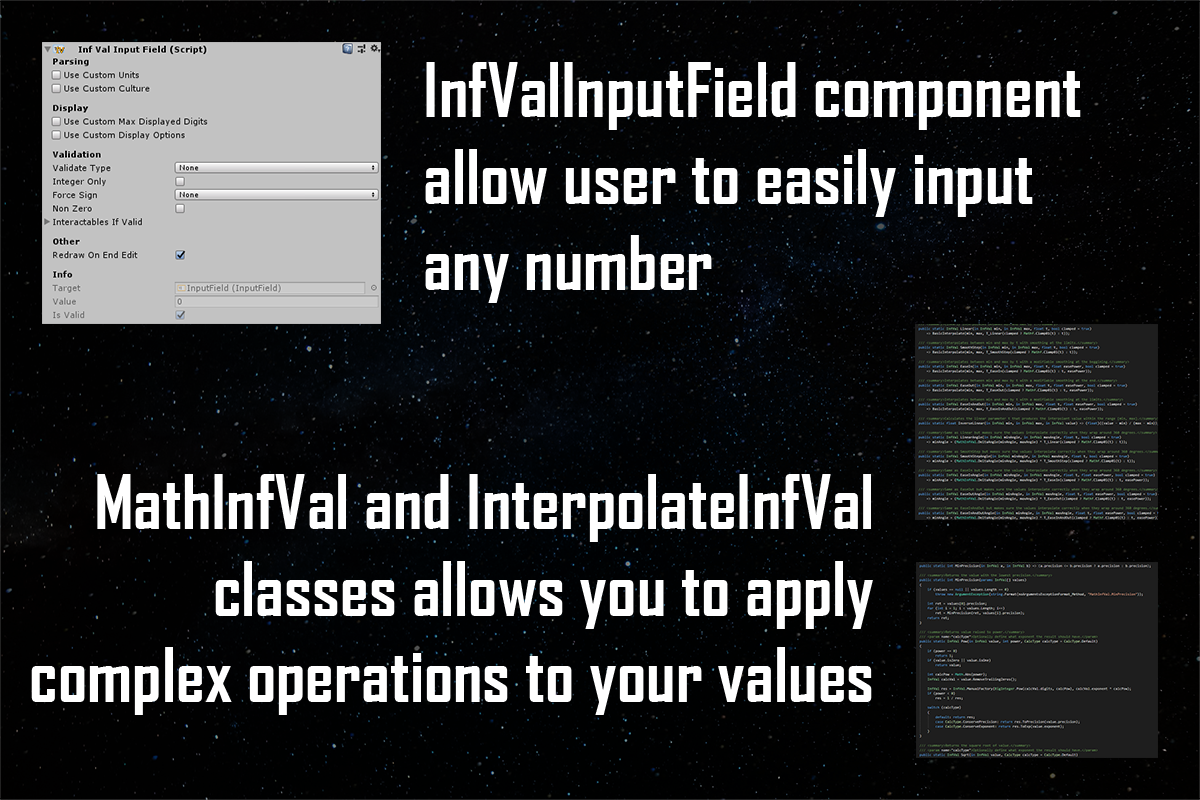
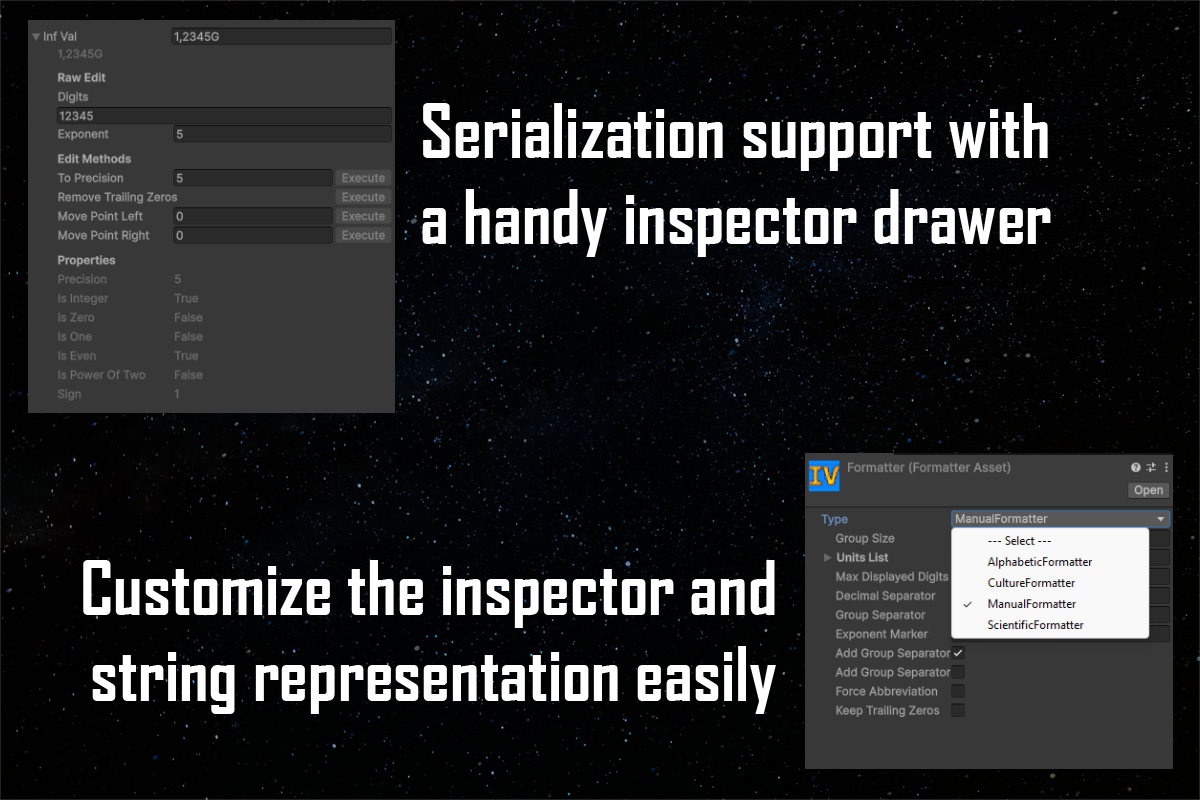
Layered file, before and after one edit (1200px x 800px). Changes by layer:
showed group "1" (4 layers) over (28, 20, 1173, 769)
renamed "Configuration" to "formatter_asset", moved it above "inspector_expanded", painted on it over (805, 453, 1173, 769)
renamed "Inspector" to "inspector_expanded", painted on it over (28, 20, 395, 413)
hid group "3" (5 layers) over (28, 25, 1158, 758)
renamed "InputField" to "input_field", painted on it over (28, 25, 395, 350)